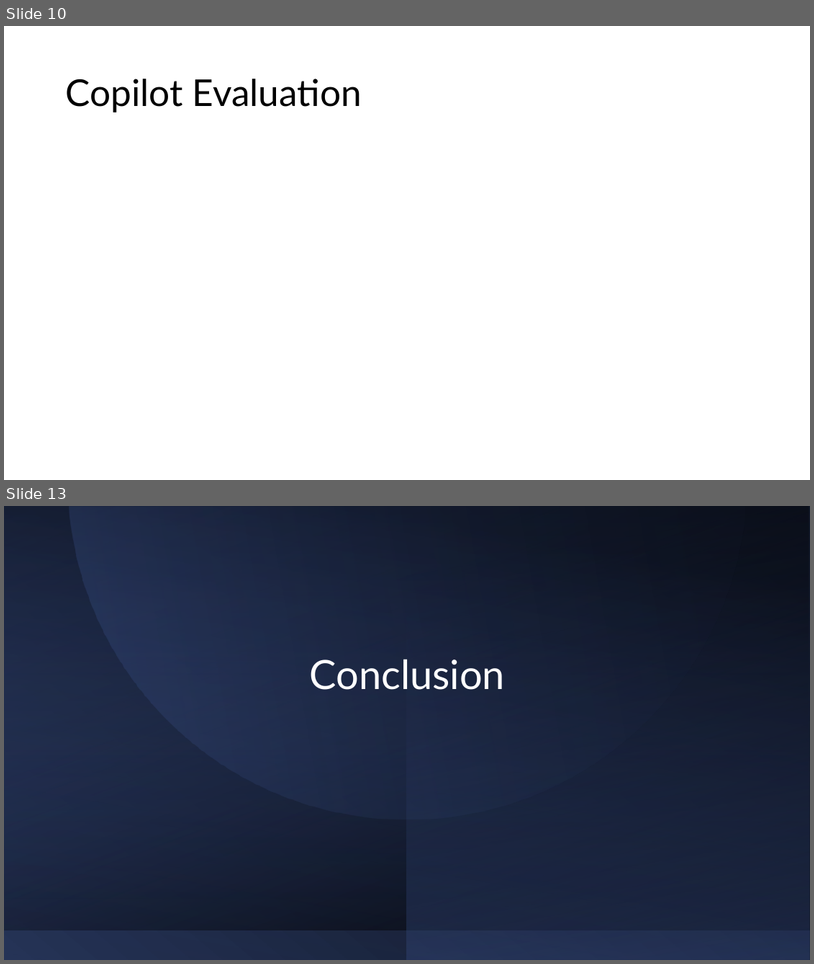
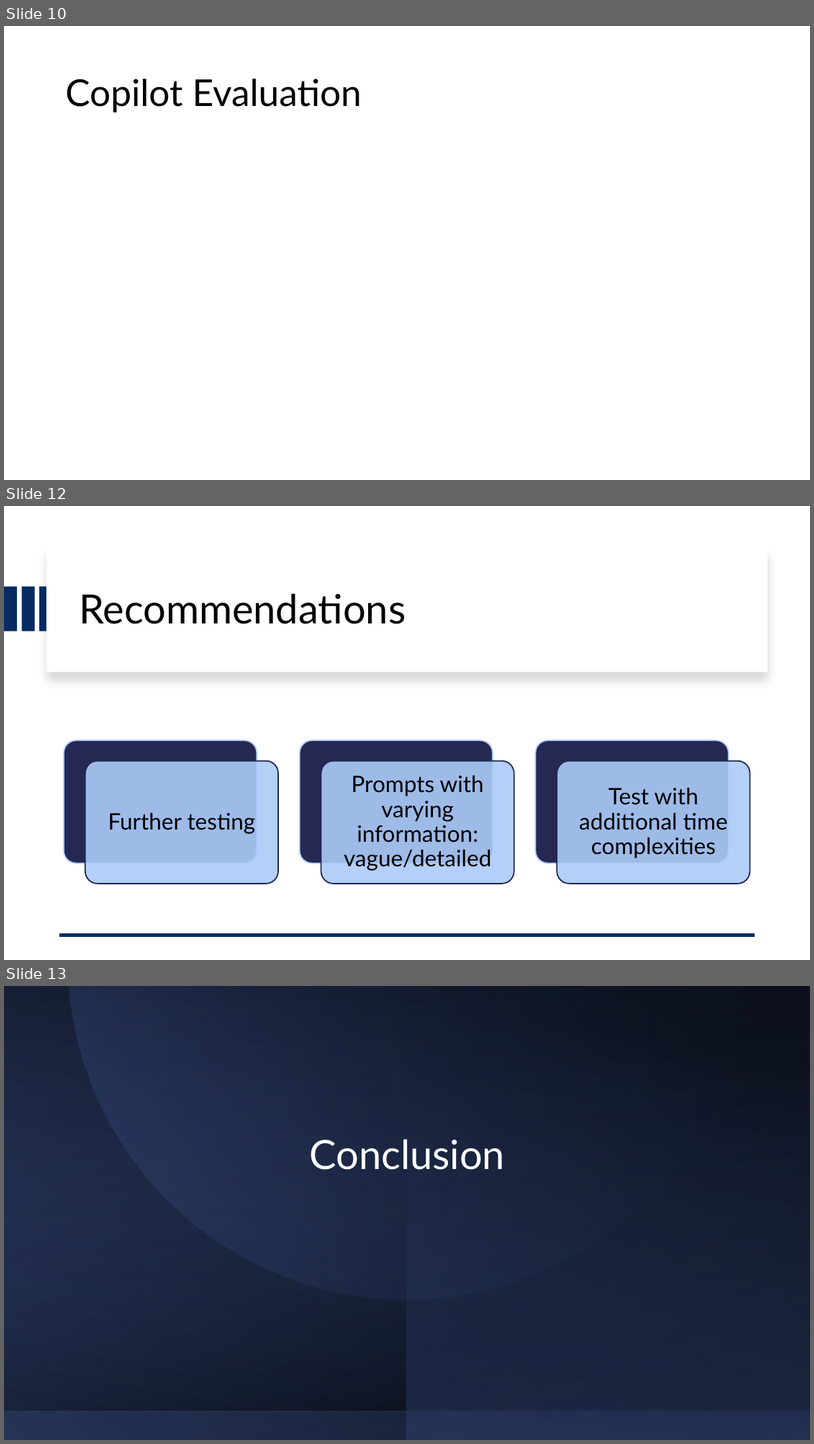
Before and after one commit to M0ck1ngjay178/CMSC-4200-AI, a slide deck: Project/slides/CMSC-4200-Group1-Project.pptx. Shown one above the other, each under a label of ours: slides 10 and 13 before the commit, slides 10, 12 and 13 after it; the slides between them are not shown. The pictures are 814x964 and 814x1444 pixels, drawn with LibreOffice and Linux fonts; fonts in the diff are those of the drawing. Boxes give left, top, right and bottom in pixels: in the first picture for what was removed or moved away, otherwise in the second. Text is boxed around its words. In the diff, an @@ line names an element or a change of style, - is before the commit and + after.

```diff
--- a/Project/slides/CMSC-4200-Group1-Project.pptx
+++ b/Project/slides/CMSC-4200-Group1-Project.pptx
@@ slide 12 added at [4,506,810,960], background #FFFFFF @@
@@ rectangle added at [46,546,768,672], fill #FFFFFF @@
@@ rectangle added at [4,587,17,631], fill #072B62 @@
@@ rectangle added at [21,587,34,631], fill #072B62 @@
@@ rectangle added at [40,587,52,631], fill #072B62 @@
@@ title added at [79,593,406,624], 48 pt, text #000000 @@
+Recommendations
@@ group added at [64,740,751,883]: 6 rounded rectangles, 3 texts @@
+Further testing
+Prompts with varying information: vague/detailed
+Test with additional time complexities
@@ line added from (756, 935) to (59, 935), #072B62 4.5 pt @@
```
Also in this commit, not shown: 1 slide changed, 1 slide removed, 1 other file.
